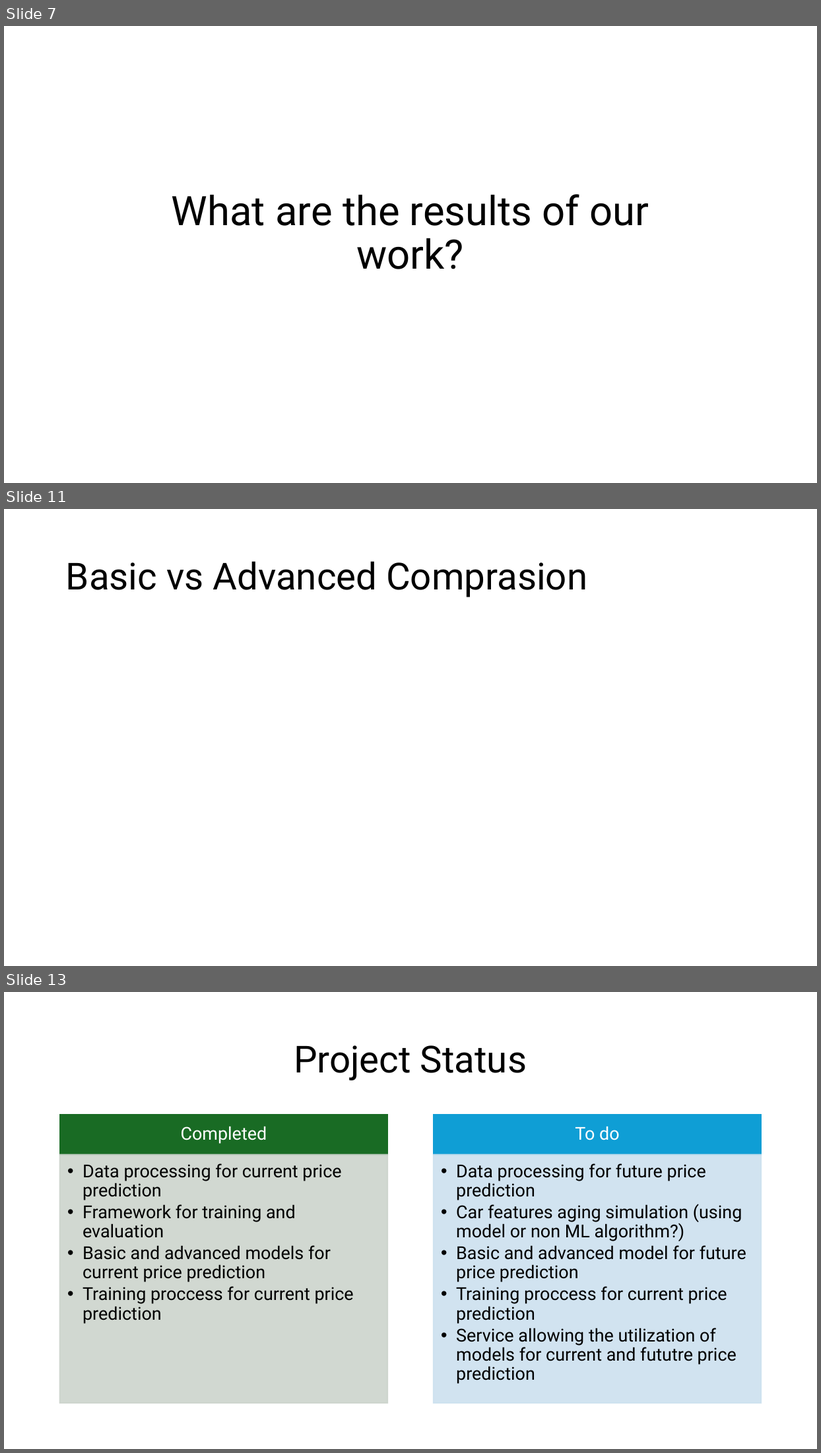
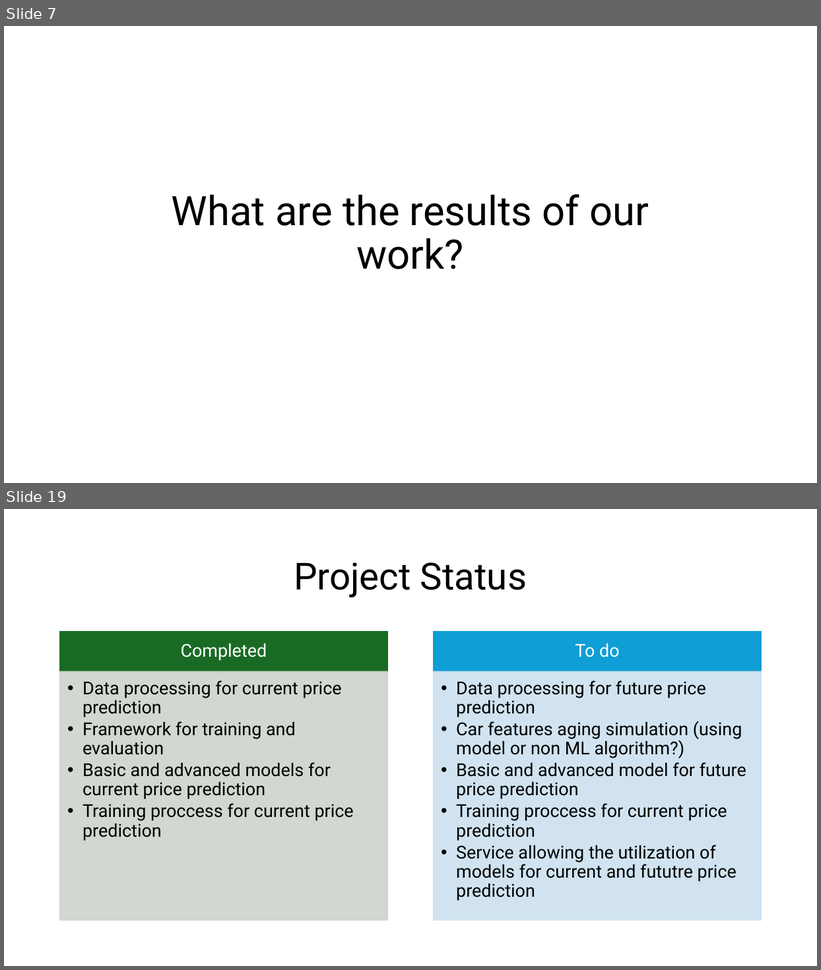
Before and after one commit to marcin-banak/wheel_of_fortune, a slide deck: Milestone.pptx. Shown one above the other, each under a label of ours: slides 7, 11 and 13 before the commit, slides 7 and 19 after it; the slides between them are not shown. The pictures are 821x1453 and 821x970 pixels, drawn with LibreOffice and Linux fonts; fonts in the diff are those of the drawing. Boxes give left, top, right and bottom in pixels: in the first picture for what was removed or moved away, otherwise in the second. Text is boxed around its words. In the diff, an @@ line names an element or a change of style, - is before the commit and + after.

```diff
--- a/Milestone.pptx
+++ b/Milestone.pptx
@@ slide 11 removed at <box>4,509,817,966</box>, background #FFFFFF @@
@@ title removed at <box>66,561,587,597</box> @@
-Basic vs Advanced Comprasion
@@ what was slide 13 is now slide 19 @@
```
Also in this commit, not shown: 11 slides added, 4 other slides removed, 10 other files.
